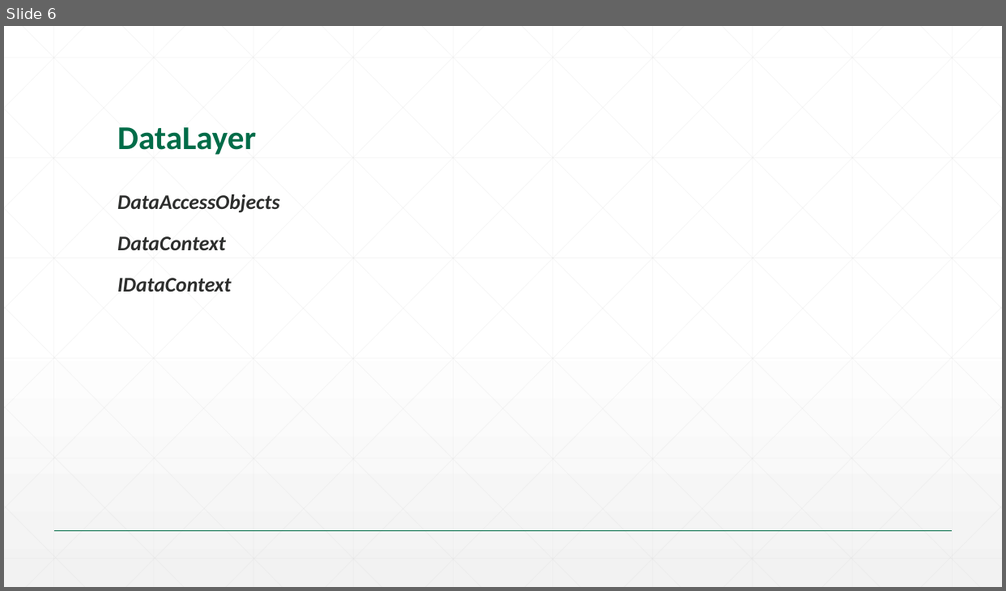
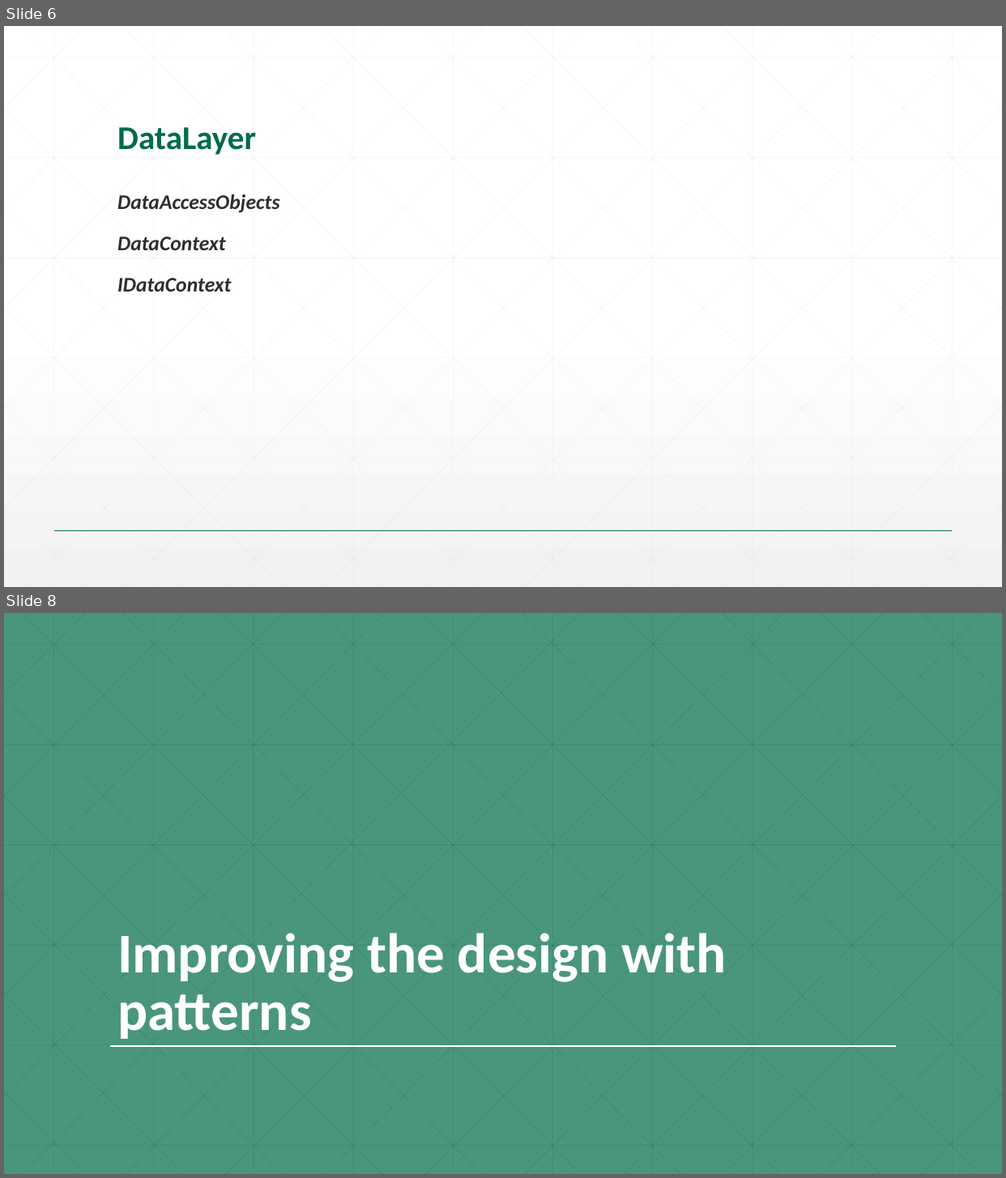
Before and after one commit to dragica/svs-talent-2015, a slide deck: 04-SPA/Slides/01.02-Seavus Talent Program_SPA.pptx. Shown one above the other, each under a label of ours: slide 6 before the commit, slides 6 and 8 after it; the slides between them are not shown. The pictures are 1006x591 and 1006x1178 pixels, drawn with LibreOffice and Linux fonts; fonts in the diff are those of the drawing; background and template pictures are left out. Boxes give left, top, right and bottom in pixels: in the first picture for what was removed or moved away, otherwise in the second. Text is boxed around its words. In the diff, an @@ line names an element or a change of style, - is before the commit and + after.

```diff
--- a/04-SPA/Slides/01.02-Seavus Talent Program_SPA.pptx
+++ b/04-SPA/Slides/01.02-Seavus Talent Program_SPA.pptx
@@ slide 8 added at bbox=[4, 613, 1002, 1174], background #4A967C @@
@@ title added at bbox=[117, 933, 727, 1039], 54 pt, text #FFFFFF, bold @@
+Improving the design with patterns
@@ line added from (110, 1046) to (897, 1046), #FFFFFF 1 pt @@
@@ group added at bbox=[4, 613, 1002, 1174]: 46 lines @@
```
Also in this commit, not shown: 1 slide changed, 15 other slides added, 3 other files.
